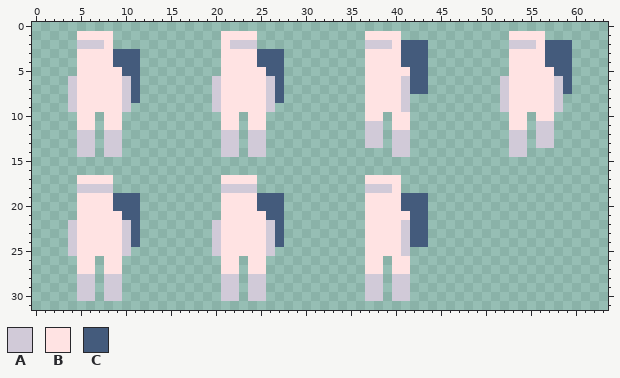
Two versions of one pixel-art sprite, assets/prepper.png. Above, as it was before the edit.
The file is 64x32 pixels.
Palette (. is transparent): A #d1cad8  B #ffe3e3  C #445b7c
And afterwards:
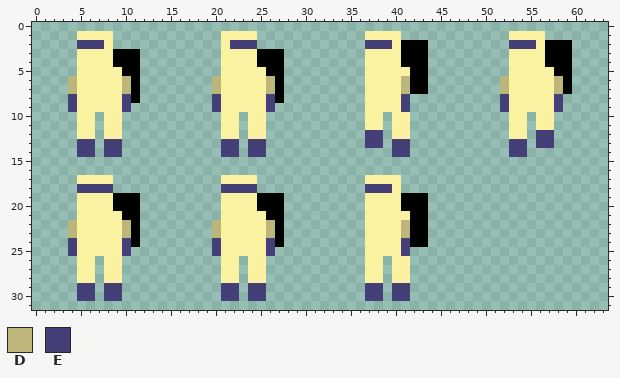
Colours new in this view: D #bdb67b  E #453f78
Message: iniciando prepper game
The edit:
colour B: #ffe3e3 -> #faf2a1
colour C: #445b7c -> #000000
Changed rows in their new state; - is a pixel that keeps its letter.
first column x 5:
 2 EEE--------------EEE------------EEE-------------EEE
first column x 4:
 6 D-----D---------D-----D--------------D----------D-----D
 7 D-----D---------D-----D--------------D----------D-----D
 8 E-----E---------E-----E--------------E----------E-----E
 9 E-----E---------E-----E--------------E----------E-----E
11 ---------------------------------BB-----------------BB-
12 -BB-BB-----------BB-BB-----------EE-BB-----------BB-EE-
13 -EE-EE-----------EE-EE-----------EE-EE-----------EE-EE-
14 -EE-EE-----------EE-EE--------------EE-----------EE----
first column x 5:
18 EEEE------------EEEE------------EEE
first column x 4:
22 D-----D---------D-----D--------------D
23 D-----D---------D-----D--------------D
24 E-----E---------E-----E--------------E
25 E-----E---------E-----E--------------E
28 -BB-BB-----------BB-BB-----------BB-BB
29 -EE-EE-----------EE-EE-----------EE-EE
30 -EE-EE-----------EE-EE-----------EE-EE
Where, in picture pixels (left, top, right, bottom), the same in both pictures:
changed: (68, 31, 140, 301)
changed: (212, 31, 284, 301)
changed: (365, 31, 428, 301)
changed: (500, 31, 572, 157)
